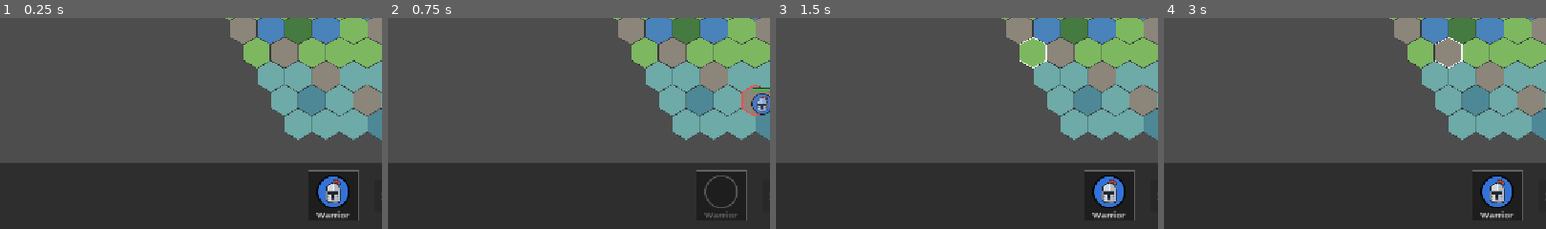
Above: before the commit, frames 1-4 (left to right).
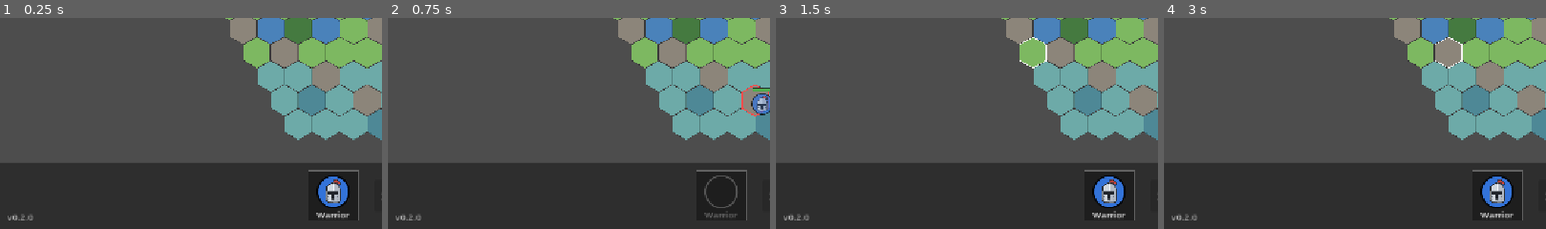
Above: after the commit, the same moments.

Repository: derek-chou/chess
Game: Godot game, scene res://scenes/Main.tscn
Same seed, same stepped clock (60 frames per second), same inputs: the game is played once before the commit and once after it.
Inputs (mouse positions are % of the whole screen's width and height, from its top left):
- Up to frame 1 (0.25 s): no input
- Up to frame 2 (0.75 s): tap Enter at 0.5 s; drag from (44, 92) to (60, 27) at 0.52 s
- Up to frame 3 (1.5 s): drag from (30, 54) to (45, 69) at 1.27 s
- Up to frame 4 (3 s): tap Space at 2 s; move the mouse to (60, 27) at 2.02 s; click (60, 27) at 2.17 s; tap Enter at 2.75 s; drag from (45, 69) to (20, 34) at 2.77 s
The pictures show only the part of the screen within x 0-50%, y 50-100%; the shares and areas given below are measured in that part.

The runs differ from the first frame. In frame 1, 0.1% of the frame differs, in the area x 2-9%, y 92-96%; in frame 2, 0.1%; in frame 3, 0.1%; in frame 4, 0.1%.

Commit message:
左下角顯示版號；勝敗結算動畫與重新開始按鈕

Diff:
--- a/project.godot
+++ b/project.godot
@@ -11,6 +11,7 @@
 [application]
 
 config/name="chess"
+config/version="0.2.0"
 run/main_scene="res://scenes/Main.tscn"
 config/features=PackedStringArray("4.7", "GL Compatibility")
 config/icon="res://icon.svg"
--- a/scenes/Main.tscn
+++ b/scenes/Main.tscn
@@ -62,3 +62,70 @@
 theme_override_font_sizes/font_size = 18
 disabled = true
 text = "Start Battle"
+
+[node name="VersionLabel" type="Label" parent="UI"]
+modulate = Color(1, 1, 1, 0.6)
+anchors_preset = 2
+anchor_top = 1.0
+anchor_bottom = 1.0
+offset_left = 12.0
+offset_top = -32.0
+offset_right = 212.0
+offset_bottom = -8.0
+grow_vertical = 0
+mouse_filter = 2
+theme_override_font_sizes/font_size = 14
+text = "v0.0.0"
+vertical_alignment = 2
+
+[node name="GameOver" type="Control" parent="UI"]
+visible = false
+layout_mode = 3
+anchors_preset = 15
+anchor_right = 1.0
+anchor_bottom = 1.0
+grow_horizontal = 2
+grow_vertical = 2
+
+[node name="Dim" type="ColorRect" parent="UI/GameOver"]
+layout_mode = 1
+anchors_preset = 15
+anchor_right = 1.0
+anchor_bottom = 1.0
+grow_horizontal = 2
+grow_vertical = 2
+color = Color(0, 0, 0, 0.6)
+
+[node name="Center" type="CenterContainer" parent="UI/GameOver"]
+layout_mode = 1
+anchors_preset = 15
+anchor_right = 1.0
+anchor_bottom = 1.0
+grow_horizontal = 2
+grow_vertical = 2
+mouse_filter = 2
+
+[node name="Box" type="VBoxContainer" parent="UI/GameOver/Center"]
+layout_mode = 2
+theme_override_constants/separation = 20
+
+[node name="Title" type="Label" parent="UI/GameOver/Center/Box"]
+layout_mode = 2
+theme_override_colors/font_outline_color = Color(0, 0, 0, 1)
+theme_override_constants/outline_size = 12
+theme_override_font_sizes/font_size = 84
+text = "VICTORY"
+horizontal_alignment = 1
+
+[node name="Subtitle" type="Label" parent="UI/GameOver/Center/Box"]
+layout_mode = 2
+theme_override_font_sizes/font_size = 20
+text = ""
+horizontal_alignment = 1
+
+[node name="RestartButton" type="Button" parent="UI/GameOver/Center/Box"]
+custom_minimum_size = Vector2(180, 52)
+layout_mode = 2
+size_flags_horizontal = 4
+theme_override_font_sizes/font_size = 22
+text = "Restart"
--- a/scripts/main.gd
+++ b/scripts/main.gd
@@ -10,6 +10,11 @@
 @onready var bench_slots: HBoxContainer = $UI/Bench/Row/Slots
 @onready var start_button: Button = $UI/Bench/Row/StartButton
 @onready var end_turn_button: Button = $UI/EndTurnButton
+@onready var version_label: Label = $UI/VersionLabel
+@onready var game_over_panel: Control = $UI/GameOver
+@onready var game_over_title: Label = $UI/GameOver/Center/Box/Title
+@onready var game_over_subtitle: Label = $UI/GameOver/Center/Box/Subtitle
+@onready var restart_button: Button = $UI/GameOver/Center/Box/RestartButton
 
 enum Phase { DEPLOY, PLAYER_TURN, ENEMY_TURN, GAME_OVER }
 var phase: Phase = Phase.DEPLOY
@@ -50,6 +55,8 @@
 const DEPLOY_ZOOM := 0.6
 
 func _ready() -> void:
+	version_label.text = "v%s" % ProjectSettings.get_setting("application/config/version", "0.0.0")
+	restart_button.pressed.connect(func() -> void: get_tree().reload_current_scene())
 	hex_map.generate_map()
 	hex_map.setup_deploy_zone(DEPLOY_ROWS)
 	_spawn_enemies()
@@ -540,7 +547,37 @@
 	reachable_data = {}
 	hex_map.clear_highlight()
 	_update_info(VICTORY_INFO if won else DEFEAT_INFO)
+	_show_game_over(won)
 	return true
+
+## 結算畫面：背景淡入、標題彈跳放大，最後顯示重新開始按鈕
+func _show_game_over(won: bool) -> void:
+	game_over_title.text = "VICTORY" if won else "DEFEAT"
+	game_over_title.add_theme_color_override("font_color",
+		Color(1, 0.85, 0.3) if won else Color(0.9, 0.25, 0.2))
+	game_over_subtitle.text = "All enemies defeated in %d %s." % [turn_number, "turn" if turn_number == 1 else "turns"] if won \
+		else "Your units have fallen."
+	# 等最後一擊的動畫播完再顯示
+	await get_tree().create_timer(0.5).timeout
+	game_over_panel.modulate.a = 0.0
+	game_over_title.scale = Vector2.ZERO
+	game_over_subtitle.modulate.a = 0.0
+	restart_button.modulate.a = 0.0
+	restart_button.disabled = true
+	game_over_panel.visible = true
+	# 等版面配置完成，標題才能以自身中心縮放
+	await get_tree().process_frame
+	game_over_title.pivot_offset = game_over_title.size / 2.0
+
+	var tween := create_tween()
+	tween.tween_property(game_over_panel, "modulate:a", 1.0, 0.3)
+	tween.tween_property(game_over_title, "scale", Vector2.ONE, 0.6) \
+		.set_trans(Tween.TRANS_BACK).set_ease(Tween.EASE_OUT)
+	tween.tween_property(game_over_subtitle, "modulate:a", 1.0, 0.25)
+	tween.parallel().tween_property(restart_button, "modulate:a", 1.0, 0.25)
+	await tween.finished
+	restart_button.disabled = false
+	restart_button.grab_focus()
 
 func _animate_move(unit: Unit, move_path: Array[Vector2i]) -> void:
 	if move_path.is_empty():
